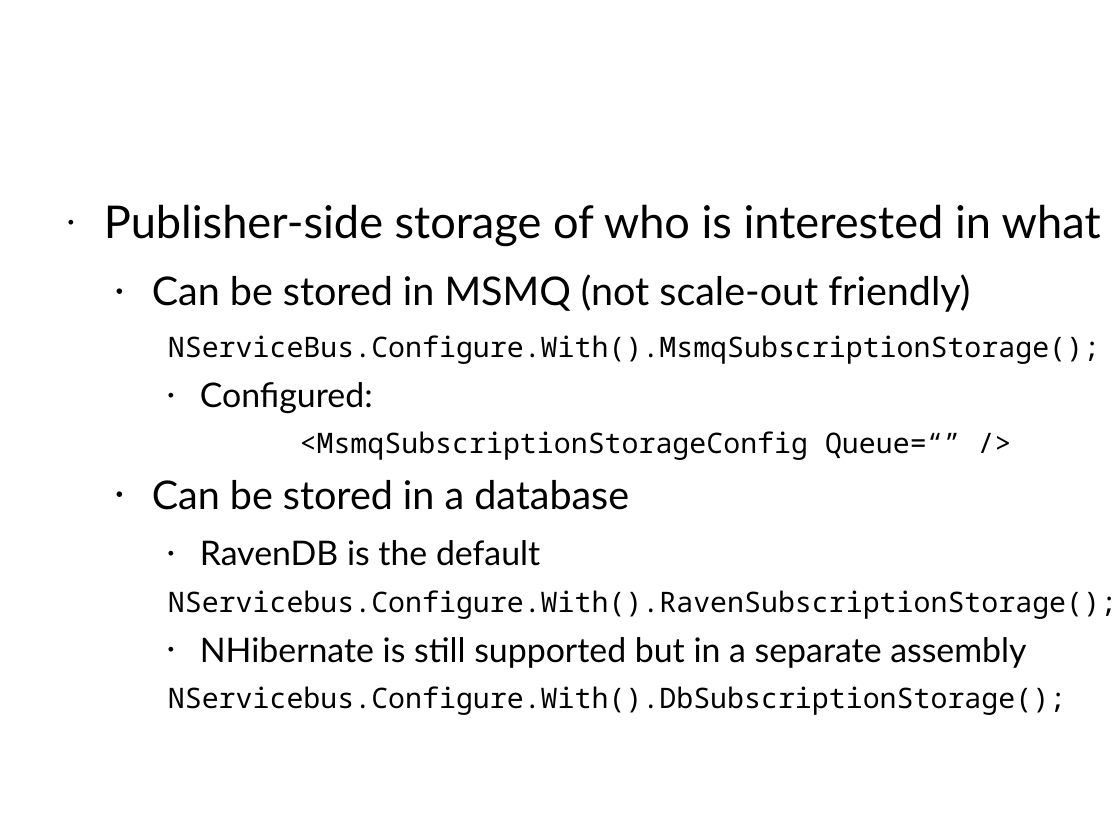
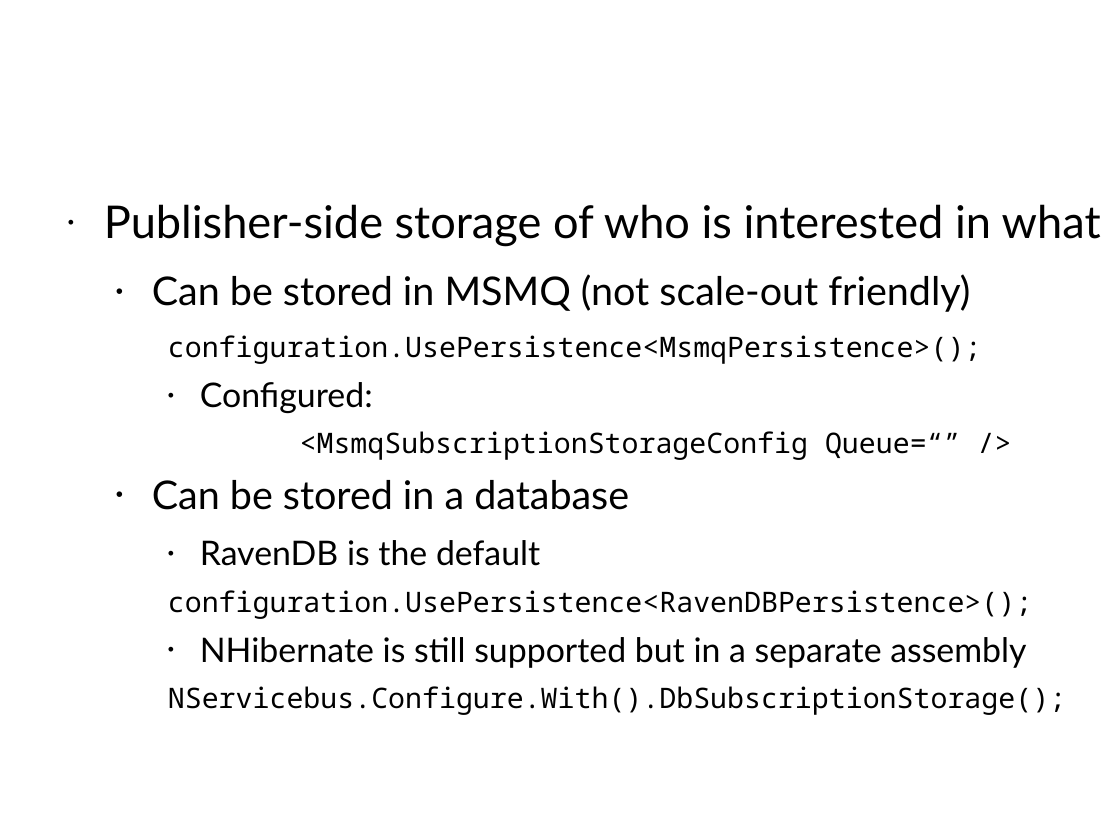
Before and after one commit to Particular/Course.Slides, a slide deck: slide 142 of EnterpriseDevelopmentWithNServiceBus.pptx (slide 144 before the commit). Drawn at 1120x840 pixels with LibreOffice and Linux fonts; fonts in the diff are those of the drawing; background and template pictures are left out. Boxes give left, top, right and bottom in pixels: in the first picture for what was removed or moved away, otherwise in the second. Text is boxed around its words. In the diff, an @@ line names an element or a change of style, - is before the commit and + after.

```diff
--- a/EnterpriseDevelopmentWithNServiceBus.pptx
+++ b/EnterpriseDevelopmentWithNServiceBus.pptx
@@ text at [168,335,981,364]: text changed @@
-    NServiceBus.Configure.With().MsmqSubscriptionStorage();
+    configuration.UsePersistence<MsmqPersistence>();
@@ text at [168,590,1032,619]: text changed @@
-    NServicebus.Configure.With().RavenSubscriptionStorage();
+    configuration.UsePersistence<RavenDBPersistence>();
```
Also in this commit, not shown: 11 other slides changed, 2 slides removed, 1 other file.
